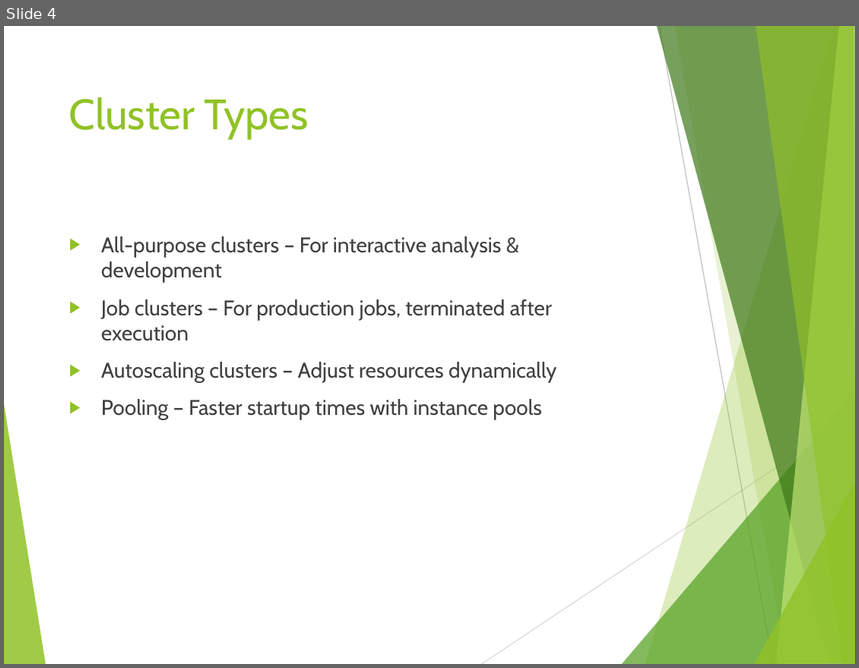
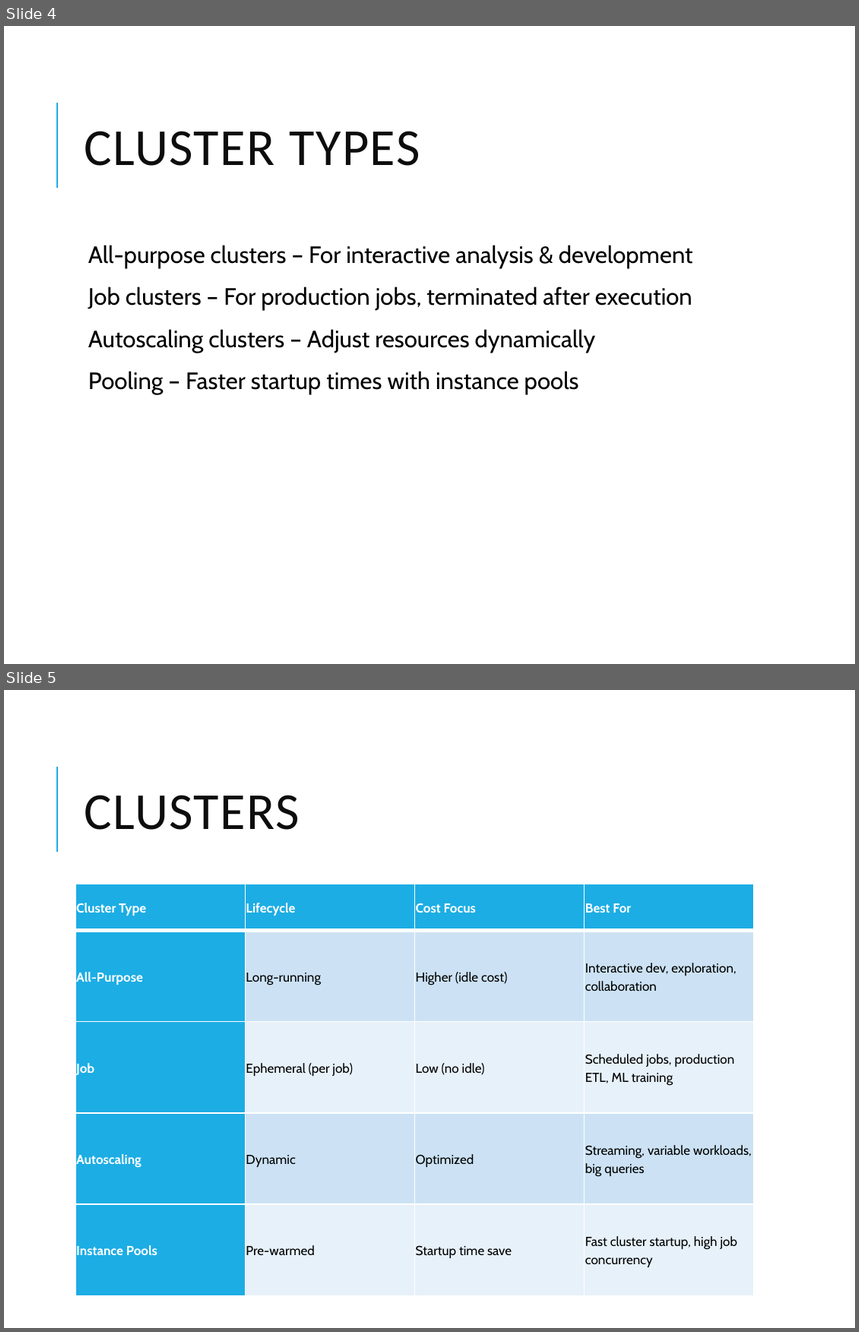
Before and after one commit to vivek1570/DE-Content-WithSnowflakes, a slide deck: Week-1/Day-5/Databricks_Lakehouse_Overview.pptx. Shown one above the other, each under a label of ours: slide 4 before the commit, slides 4 and 5 after it. The pictures are 859x668 and 859x1332 pixels, drawn with LibreOffice and Linux fonts; fonts in the diff are those of the drawing. Boxes give left, top, right and bottom in pixels: in the first picture for what was removed or moved away, otherwise in the second. Text is boxed around its words. In the diff, an @@ line names an element or a change of style, - is before the commit and + after.

```diff
--- a/Week-1/Day-5/Databricks_Lakehouse_Overview.pptx
+++ b/Week-1/Day-5/Databricks_Lakehouse_Overview.pptx
@@ slide 5 added at (4, 690, 855, 1328), background #FFFFFF; not listed: 1 template element that a slide beside it also shows @@
@@ title added at (84, 795, 300, 830), 44 pt, text #0D0D0D @@
+CLUSTERS
@@ table added at (75, 884, 753, 1296), 5 rows, 4 columns @@
+Cluster Type | Lifecycle | Cost Focus | Best For
+All-Purpose | Long-running | Higher (idle cost) | Interactive dev, exploration, collaboration
+Job | Ephemeral (per job) | Low (no idle) | Scheduled jobs, production ETL, ML training
+Autoscaling | Dynamic | Optimized | Streaming, variable workloads, big queries
+Instance Pools | Pre-warmed | Startup time save | Fast cluster startup, high job concurrency
@@ slide 4 changed as well @@
@@ title "CLUSTER TYPES" at (84, 131, 420, 166): vertical alignment top to middle @@
@@ line added from (56, 188) to (56, 103), #1CADE4 1.5 pt @@
@@ title at (84, 131, 420, 166): text changed; size 36 to 44 pt; font Cabin to Calibri; text colour #90C226 to #0D0D0D @@
-Cluster Types
+CLUSTER TYPES
@@ text "All-purpose clusters – For interactive ...": place and size @@
-text "All-purpose clusters – For interactive ..." at (101, 237, 557, 420)
+text "All-purpose clusters – For interactive ..." at (88, 245, 693, 395)
@@ text "All-purpose clusters – For interactive ..." at (88, 245, 693, 395): size 18 to 20 pt, text colour #404040 to #000000; bullet ▶ to  ; line spacing 1 to 0.9; more space between paragraphs; bullet colour #90C226 to #1CADE4 @@
@@ group removed at (4, 26, 855, 664): 8 freeform shapes, 2 lines @@
```
Also in this commit, not shown: 9 other slides changed, 16 other files.
